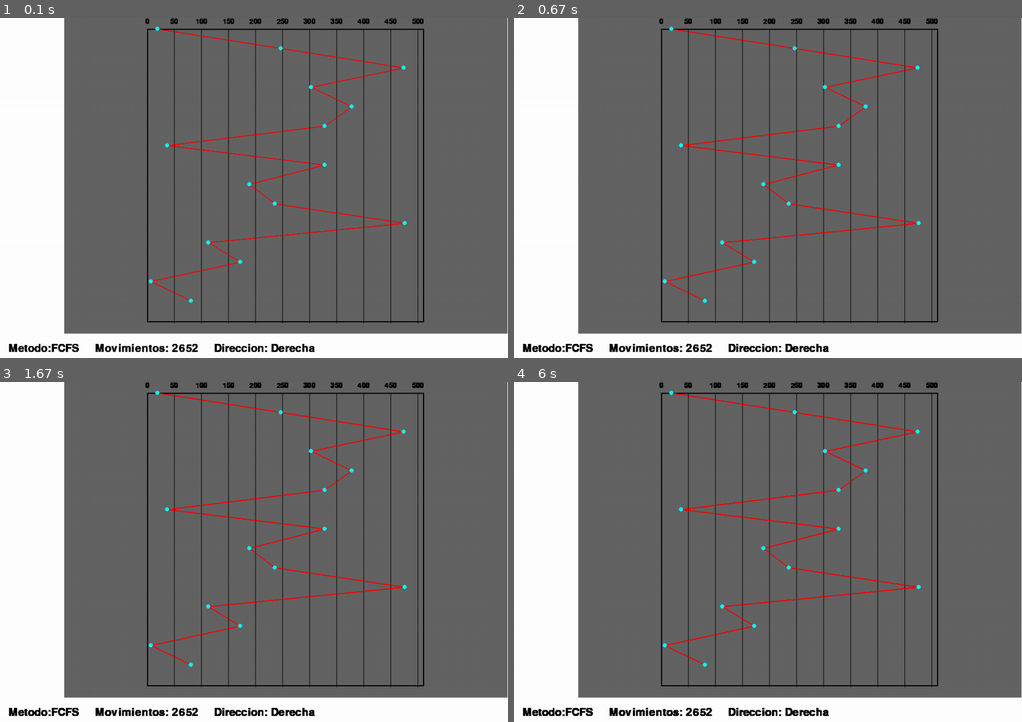
Above: before the commit, frames 1-4 (two rows, left to right).
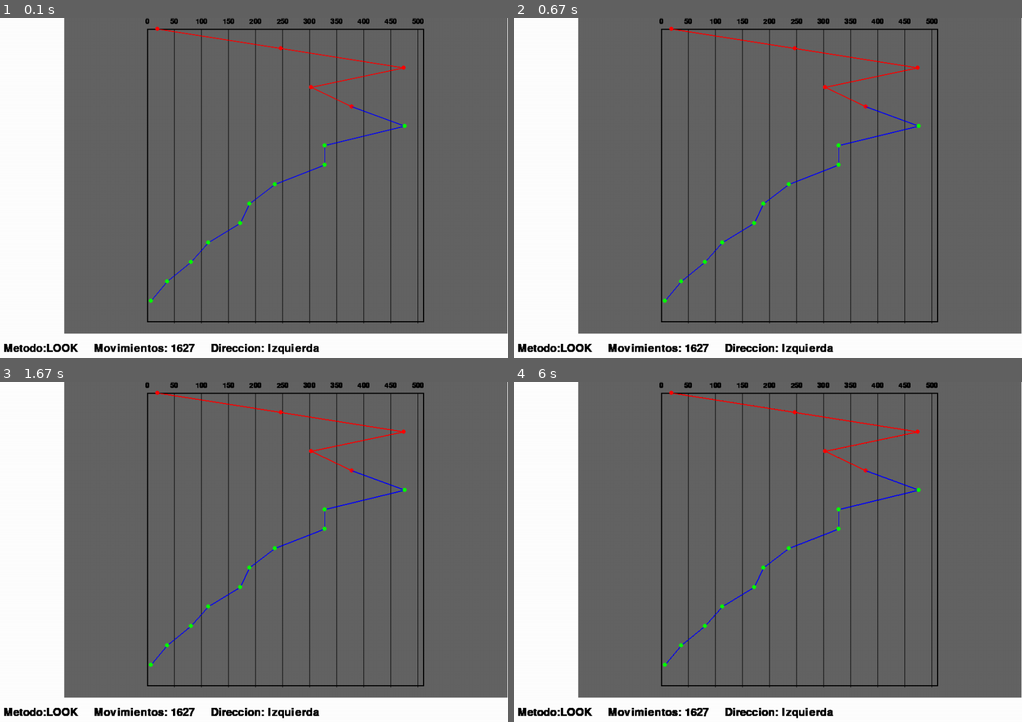
Above: after the commit, the same moments.

Repository: farfanoide/simuladorHDD
Game: pygame game, started from classTest.py
The game is run twice, just before and just after one commit, with the same random seed, the same clock (stepped at 60 frames per second) and the same inputs. The source is Python 2; it was converted automatically to run under Python 3.
Inputs (mouse positions are in pixels of both pictures, inside the frame that each line leads up to):
- Up to frame 1 (0.1 s): no input
- Up to frame 2 (0.67 s): press the mouse at (747, 232) at 0.37 s; move the mouse to (681, 222) at 0.47 s; release the mouse at (610, 211) at 0.6 s
- Up to frame 3 (1.67 s): press the mouse at (233, 596) at 0.7 s; move the mouse to (335, 650) at 0.8 s; release the mouse at (431, 705) at 0.93 s; press the mouse at (233, 596) at 1.03 s; move the mouse to (132, 579) at 1.13 s; release the mouse at (30, 558) at 1.27 s; press the mouse at (233, 596) at 1.37 s; move the mouse to (335, 654) at 1.47 s; release the mouse at (441, 715) at 1.6 s
- Up to frame 4 (6 s): press the mouse at (747, 596) at 1.7 s; move the mouse to (818, 565) at 1.8 s; release the mouse at (889, 538) at 1.93 s; press the mouse at (747, 596) at 2.03 s; move the mouse to (656, 603) at 2.13 s; release the mouse at (564, 609) at 2.27 s; press the mouse at (747, 596) at 2.37 s; move the mouse to (661, 521) at 2.47 s; release the mouse at (574, 443) at 2.6 s; press the mouse at (747, 596) at 2.7 s; move the mouse to (666, 572) at 2.8 s; release the mouse at (585, 548) at 2.93 s; press the mouse at (747, 596) at 3.03 s; move the mouse to (818, 603) at 3.13 s; release the mouse at (895, 613) at 3.27 s; press the mouse at (747, 596) at 3.37 s; move the mouse to (661, 596) at 3.47 s; release the mouse at (569, 596) at 3.6 s; press the mouse at (747, 596) at 3.7 s; move the mouse to (676, 531) at 3.8 s; release the mouse at (610, 470) at 3.93 s; press the mouse at (747, 596) at 4.03 s; move the mouse to (823, 599) at 4.13 s; release the mouse at (905, 599) at 4.27 s; press the mouse at (747, 596) at 4.37 s; move the mouse to (768, 552) at 4.47 s; release the mouse at (783, 511) at 4.6 s; press the mouse at (747, 596) at 4.7 s; move the mouse to (834, 541) at 4.8 s; release the mouse at (920, 487) at 4.93 s; press the mouse at (747, 596) at 5.03 s; move the mouse to (717, 640) at 5.13 s; release the mouse at (686, 684) at 5.27 s; press the mouse at (747, 596) at 5.37 s; move the mouse to (788, 650) at 5.47 s; release the mouse at (828, 705) at 5.6 s; press the mouse at (747, 596) at 5.7 s; move the mouse to (798, 640) at 5.8 s; release the mouse at (844, 688) at 5.93 s

The runs differ from the first frame. In frame 1, 2.1% of the frame differs, in the area x 0-81%, y 2-99%; in frame 2, 2.1%; in frame 3, 2.1%; in frame 4, 2.1%.

Commit message:
adds some gui

Diff:
--- a/algorithms/clook.py
+++ b/algorithms/clook.py
@@ -17,6 +17,7 @@
                 lower.sort()
                 self.attended  += lower
                 self.movements += self.count_movements(lower, lower[0])
+            return [self.page_faults, greater, lower], self.movements, post_pf_dir
         else:
             if lower:
                 lower.sort(reverse=True)
@@ -26,4 +27,4 @@
                 greater.sort(reverse=True)
                 self.attended.extend(greater)
                 self.movements += self.count_movements(greater, greater[0])
-        return (self.attended, self.movements, post_pf_dir)
+            return [self.page_faults, lower, greater], self.movements, post_pf_dir
--- a/algorithms/cscan.py
+++ b/algorithms/cscan.py
@@ -6,24 +6,29 @@
         current_pos    = self.startup(requirements, init_pos)
         greater, lower = self.divide_list(self.requirements, current_pos, False)
         post_pf_dir    = self.get_end_dir(self.page_faults, init_pos, direction)
+        lower += [0]
+        greater += [max_tracks]
         if post_pf_dir:
             greater.sort()
             lower.sort()
+            # add last track
+            # self.attended  += [max_tracks]
             self.attended  += greater
-            # add last track
-            self.attended  += [max_tracks]
             self.movements += max_tracks - current_pos
             if lower:
                 self.attended  += lower
                 self.movements += lower[-1]
+            return [self.page_faults, greater, lower], self.movements, post_pf_dir
         else:
+            # lower += [0]
+            # greater += [max_tracks]
             greater.sort(reverse=True)
             lower.sort(reverse=True)
+            # self.attended  += [0]
+            # add firs track
             self.attended  += lower
-            # add firs track
-            self.attended  += [0]
             self.movements += current_pos
             if greater:
                 self.attended  += greater
                 self.movements += max_tracks - greater[-1]
-        return (self.attended, self.movements, post_pf_dir)
+            return [self.page_faults, lower, greater], self.movements, post_pf_dir
--- a/algorithms/fcfs.py
+++ b/algorithms/fcfs.py
@@ -7,5 +7,5 @@
                 current_pos     = self.startup(requirements, init_pos)
                 self.attended  += self.requirements
                 self.movements += self.count_movements(self.requirements, current_pos)
-                last_dir        = self.get_end_dir(self.attended, init_pos, direction)
-                return self.attended, self.movements, last_dir
+                last_dir        = self.get_end_dir(self.requirements, init_pos, direction)
+                return [self.page_faults, self.requirements], self.movements, last_dir
--- a/algorithms/look.py
+++ b/algorithms/look.py
@@ -7,11 +7,15 @@
         current_pos    = self.startup(requirements, init_pos)
         greater, lower = self.divide_list(self.requirements, current_pos, sort=True)
         post_pf_dir    = self.get_end_dir(self.page_faults, init_pos, direction)
+        results = []
+        results.append(self.page_faults)
         if post_pf_dir:
             self.attended += greater
             self.attended += lower
+            results.append(self.attended)
         else:
             self.attended += lower
             self.attended += greater
+            results.append(self.attended)
         self.movements += self.count_movements(self.attended, init_pos)
-        return(self.attended, self.movements, not post_pf_dir)
+        return results, self.movements, not post_pf_dir
--- a/algorithms/scan.py
+++ b/algorithms/scan.py
@@ -7,20 +7,25 @@
         current_pos    = self.startup(requirements, init_pos)
         greater, lower = self.divide_list(self.requirements, current_pos, True)
         post_pf_dir    = self.get_end_dir(self.page_faults, init_pos, direction)
+        results = []
+        results.append(self.page_faults)
         if post_pf_dir:
+            greater.append(max_tracks)
             self.attended += greater
             self.attended += lower
+            results.append(self.attended)
             try:
-                self.movements += (max_tracks - greater[-1]) * 2
+                self.movements += (max_tracks - greater[-2]) * 2
             except IndexError:
                 self.movements += (max_tracks - current_pos) * 2
-
         else:
+            lower.append(0)
             self.attended += lower
             self.attended += greater
+            results.append(self.attended)
             try:
-                self.movements += lower[-1] * 2
+                self.movements += lower[-2] * 2
             except IndexError:
                 self.movements += current_pos * 2
         self.movements += self.count_movements(self.attended, init_pos)
-        return(self.attended, self.movements, not post_pf_dir)
+        return results, self.movements, not post_pf_dir
--- a/algorithms/scheduling.py
+++ b/algorithms/scheduling.py
@@ -36,7 +36,7 @@
         self.get_pfs(requirements)
         if self.page_faults:
             self.movements += self.count_movements(self.page_faults, init_pos)
-            self.attended += self.page_faults
+            # self.attended += self.page_faults
             return self.page_faults[-1]
         else:
             # there arent any page faults
--- a/algorithms/sstf.py
+++ b/algorithms/sstf.py
@@ -9,7 +9,8 @@
 
     def attend_requirements(self, requirements, init_pos, direction):
         current_pos   = self.startup(requirements, init_pos)
-        self.attended = self.page_faults[:]
+        # self.attended = self.page_faults[:]
+        self.attended = []
         reqs_copy     = self.requirements[:]
         while reqs_copy:
             index       = self.get_min_distance(reqs_copy, current_pos)
@@ -17,4 +18,4 @@
             self.attended.append(reqs_copy.pop(index))
         self.movements = self.count_movements(self.attended, init_pos)
         self.last_dir  = self.get_end_dir(self.attended, init_pos, direction)
-        return (self.attended, self.movements, self.last_dir)
+        return [self.page_faults, self.attended], self.movements, self.last_dir
--- a/classTest.py
+++ b/classTest.py
@@ -18,8 +18,8 @@
 lote = Simulator()
 lote.random_list(15)
 lote.add_random_pf(5)
-button = BaseButton(lote, "executeFCFS", (10,10), "gui/img/button_small.png")
-# button2 = BaseButton(lote, "executeSSTF", (100,100), "gui/img/button_small.png")
+button = BaseButton(lote, "executeLOOK", (10,10), "gui/img/button_small.png")
+# button = BaseButton(lote, "executeCLOOK", (100,100), "gui/img/button_small.png")
 # screen.blit(button.img, button.rect)
 # screen.blit(button2.img, button2.rect)
 
@@ -47,11 +47,11 @@
             # screen.blit(n.img, (200,200))
         results = button.executeAction()
         print results
-        g.print_graphic()
         reqs = results[0][0]
         movs = str(results[0][1])
         dire = results[0][2]
 
+        g.print_graphic(reqs)
         g.print_leyends(results[1], movs, dire)
             # print button2.executeAction()
 
--- a/gui/graphic.py
+++ b/gui/graphic.py
@@ -14,13 +14,13 @@
         self.padding = pad
         self.graphic_sfc = pygame.Surface((self.width, self.height))
         self.graphic_sfc.fill(bkg_colour)
-		#just for debuggin purpose. Uncoment to see the size of the surface
+        #just for debuggin purpose. Uncoment to see the size of the surface
         #pygame.draw.rect(self.graphic_sfc,(0,0,0),rect,1)
 
     def draw_grid(self, graph_width, hspacing=0, vspacing=0, gridColour=(0, 0, 0), center = True):
         # if Center = True grid will be x centered
         if center:
-        	x_coor = (self.width - graph_width) / 2
+            x_coor = (self.width - graph_width) / 2
         rect = (x_coor, self.padding, graph_width,
                 self.height - 2 * self.padding - 1)
         # Let's draw the contour of the graphic
@@ -53,14 +53,32 @@
 
 
     def draw_graphic(self, coordinates, img=''):
-    	"""this function takes the coordinates given by any algorithm and draws them in the grid"""
-
-    	pygame.draw.aalines(self.graphic_sfc,(255,0,0),False,coordinates,True)
-    	if img=='':
-    		for element in coordinates:
-    			pygame.draw.circle(self.graphic_sfc,(0,255,255),element,4)
-    	else:
-    		image_sfc = pygame.image.load(img)
-
-    		for element in coordinates:
-    			self.graphic_sfc.blit(image_sfc,element)
+        """this function takes the coordinates given by any algorithm and draws them in the grid"""
+        for x in range(len(coordinates)):
+            if coordinates[x]:
+                try:
+                    if x:
+                        pygame.draw.aalines(self.graphic_sfc,(0,0,255),False,coordinates[x],True)
+                        if coordinates[x-1] and x == 1:
+                            pygame.draw.aaline(self.graphic_sfc,(0,0,255),coordinates[x-1][-1],coordinates[x][0],True)
+                    else:
+                        pygame.draw.aalines(self.graphic_sfc,(255,0,0),False,coordinates[x],True)
+                except ValueError:
+                    try:
+                        if x:
+                            pygame.draw.aaline(self.graphic_sfc,(0,0,255),coordinates[x][-1],coordinates[x+1][0],True)
+                        else:
+                            pygame.draw.aaline(self.graphic_sfc,(255,0,0),coordinates[x][-1],coordinates[x+1][0],True)
+                    except IndexError:
+                        pass
+                if not img:
+                    for element in coordinates[x]:
+                        if x:
+                            pygame.draw.circle(self.graphic_sfc,(0,255,0),element,4)
+                        else:
+                            # Different colour for page faults
+                            pygame.draw.circle(self.graphic_sfc,(255,0,0),element,4)
+                else:
+                    image_sfc = pygame.image.load(img)
+                    for element in coordinates[x]:
+                        self.graphic_sfc.blit(image_sfc,element)
--- a/gui/screen_algorithms.py
+++ b/gui/screen_algorithms.py
@@ -21,23 +21,33 @@
         #pygame.draw.rect(self.graphic_screen,(0,0,0),(0,0,self.size[0],self.size[1]),1)
 
     def __calculate_coordinates(self, requirements):
-        reqs_quantity = len(requirements)
+        reqs_quantity = 0
+        for reqs in requirements:
+            if reqs:
+                reqs_quantity += len(reqs)
         print requirements
+        coordinates = ([],[],[])
         # height of the graphic
-        y_axis =self.graphic.height - 2* self.graphic.padding
+        y_axis = self.graphic.height - 2* self.graphic.padding
         step = int(y_axis / reqs_quantity)
-        coordinates = []
         i = self.graphic.padding
-        for element in requirements:
-            coordinate = ((element + (self.graphic.width - self.simulation.max_tracks+1)/2)  , i)
-            i += step
-            coordinates.append(coordinate)
+        for x in range(len(requirements)):
+            if requirements[x]:
+                for req in requirements[x]:
+                    coordinate = ((req + (self.graphic.width - self.simulation.max_tracks+1)/2), i)
+                    i += step
+                    coordinates[x].append(coordinate)
+        print coordinates
         return coordinates
 
-    def print_graphic(self):
+
+
+
+
+    def print_graphic(self, list_reqs):
         coors = self.graphic.draw_grid(self.simulation.max_tracks+1, 50)
         self.graphic.label_grid(50, coors)
-        self.graphic.draw_graphic(self.__calculate_coordinates(self.simulation.algorithm.attended))
+        self.graphic.draw_graphic(self.__calculate_coordinates(list_reqs))
         self.graphic_screen.blit(self.graphic.graphic_sfc, (self.graphic.ax_x, self.graphic.ax_y))
 
     def print_leyends(self, algorithm='Algoritmo', movements='movs', direction="derOizq"):
--- a/simulator.py
+++ b/simulator.py
@@ -46,7 +46,7 @@
         from algorithms.clook import CLOOK
         self.algorithm = CLOOK()
         return self.algorithm.attend_requirements(
-            self.requirements, self.init_pos, self.direction, "CLOOK")
+            self.requirements, self.init_pos, self.direction), "CLOOK"
 
     #-------------
     # Common
